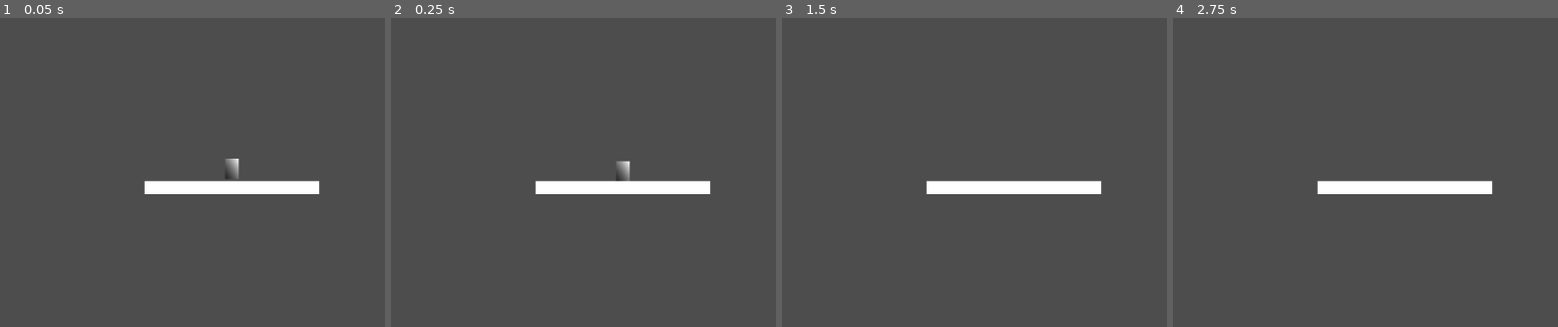
Above: before the commit, frames 1-4 (left to right).
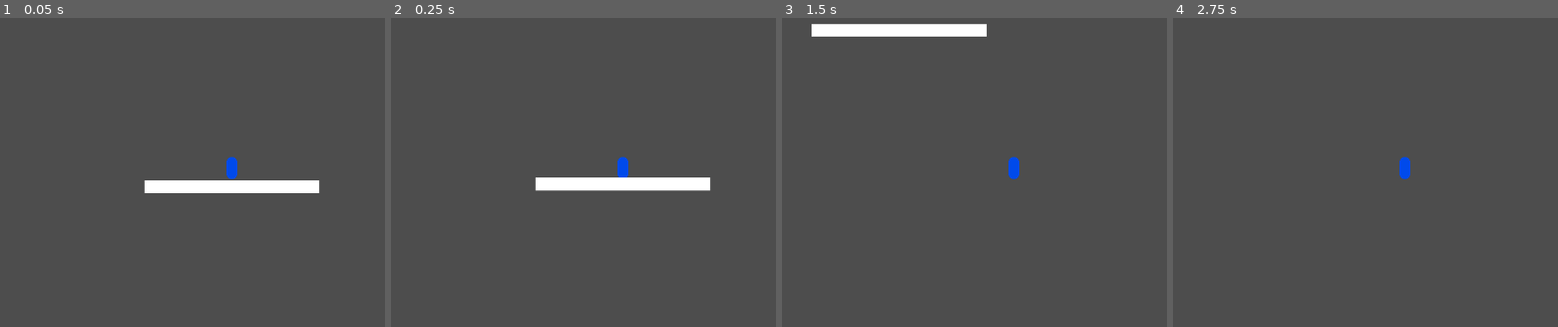
Above: after the commit, the same moments.

Repository: catloaf2048/TavernJam
Game: Godot game, scene res://Assets/Scene/Test.tscn
Same seed, same stepped clock (60 frames per second), same inputs: the game is played once before the commit and once after it. The project has no main scene, so this scene is started directly.
Inputs:
- Up to frame 1 (0.05 s): no input
- Up to frame 2 (0.25 s): no input
- Up to frame 3 (1.5 s): tap Enter (ui_accept) at 0.5, 0.77 s; hold Right (ui_right) 0.53-1.28 s; hold Left (ui_left) from 1.28 s (still down)
- Up to frame 4 (2.75 s): tap Enter (ui_accept) at 1.52, 2 s; release Left (ui_left) at 2.03 s; hold Right (ui_right) from 2.03 s (still down)

The runs differ from the first frame. In frame 1, 0.5% of the frame differs, in the area x 37-84%, y 44-58%; in frame 2, 1.4%; in frame 3, 4.1%, in the area x 7-84%, y 1-58%; in frame 4, 2.2%.

Commit message:
Prep for showcase

Diff:
--- a/Assets/Scene/Player.tscn
+++ b/Assets/Scene/Player.tscn
@@ -6,6 +6,17 @@
 friction = 0.2
 
 [sub_resource type="CapsuleShape2D" id="CapsuleShape2D_6aqw4"]
+
+[sub_resource type="CapsuleMesh" id="CapsuleMesh_otfaf"]
+radius = 8.0
+height = 32.0
+
+[sub_resource type="Gradient" id="Gradient_otfaf"]
+colors = PackedColorArray(0, 0.2913335, 0.92, 1, 0, 0.2901961, 0.92156863, 1)
+
+[sub_resource type="GradientTexture1D" id="GradientTexture1D_edcop"]
+gradient = SubResource("Gradient_otfaf")
+width = 1
 
 [sub_resource type="Gradient" id="Gradient_6aqw4"]
 colors = PackedColorArray(0, 0, 0, 0.5176471, 1, 1, 1, 1)
@@ -28,7 +39,12 @@
 [node name="CollisionShape2D" type="CollisionShape2D" parent="." unique_id=1094130291]
 shape = SubResource("CapsuleShape2D_6aqw4")
 
+[node name="MeshInstance2D" type="MeshInstance2D" parent="." unique_id=2062827546]
+mesh = SubResource("CapsuleMesh_otfaf")
+texture = SubResource("GradientTexture1D_edcop")
+
 [node name="Sprite2D" type="Sprite2D" parent="." unique_id=1949950256]
+visible = false
 texture = SubResource("GradientTexture2D_otfaf")
 
 [node name="GroundCheck" type="Area2D" parent="." unique_id=470305319]
--- a/Assets/Scene/Test.tscn
+++ b/Assets/Scene/Test.tscn
@@ -3,8 +3,8 @@
 [ext_resource type="PackedScene" uid="uid://bcdn0bl2u0o6m" path="res://Assets/Scene/Player.tscn" id="1_4peif"]
 
 [sub_resource type="SegmentShape2D" id="SegmentShape2D_jiiil"]
-a = Vector2(-80, 0)
-b = Vector2(80, 0)
+a = Vector2(-128, 0)
+b = Vector2(128, 0)
 
 [sub_resource type="Gradient" id="Gradient_4peif"]
 colors = PackedColorArray(1, 1, 1, 1, 1, 1, 1, 1)
@@ -16,6 +16,8 @@
 
 [node name="Player" parent="." unique_id=1999478232 instance=ExtResource("1_4peif")]
 
+[node name="Camera2D" type="Camera2D" parent="Player" unique_id=693361285]
+
 [node name="StaticBody2D" type="StaticBody2D" parent="." unique_id=1944801384 groups=["Ground"]]
 position = Vector2(0, 20)
 
@@ -26,5 +28,3 @@
 position = Vector2(0, 8.75)
 scale = Vector2(1, 18.5)
 texture = SubResource("GradientTexture1D_jiiil")
-
-[node name="Camera2D" type="Camera2D" parent="." unique_id=693361285]
